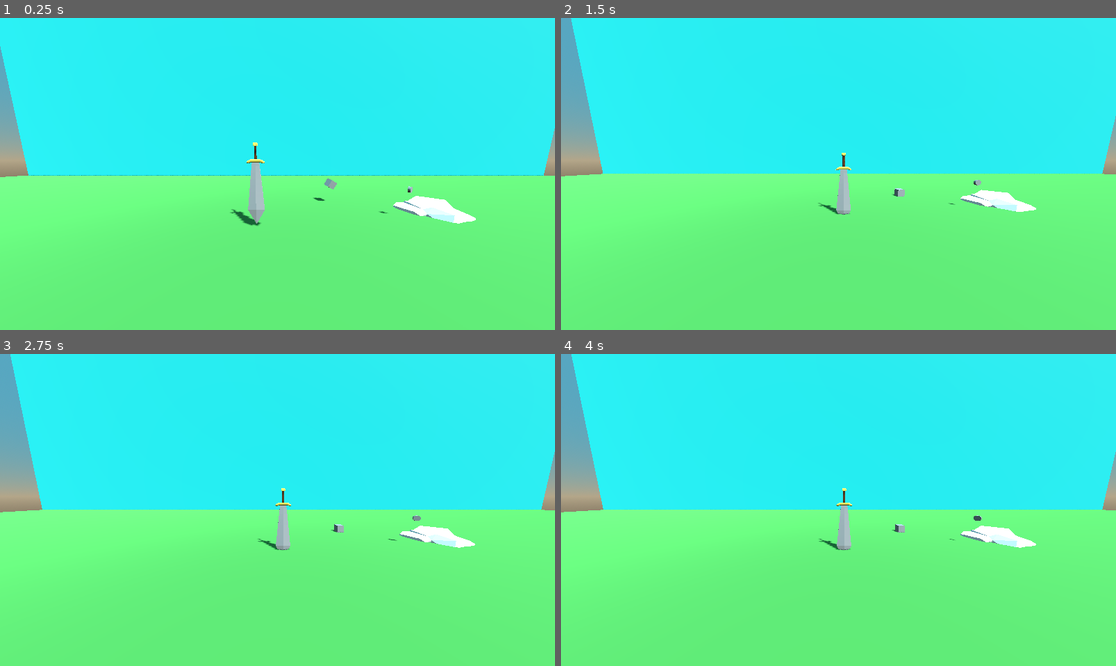
Above: before the commit, frames 1-4 (two rows, left to right).
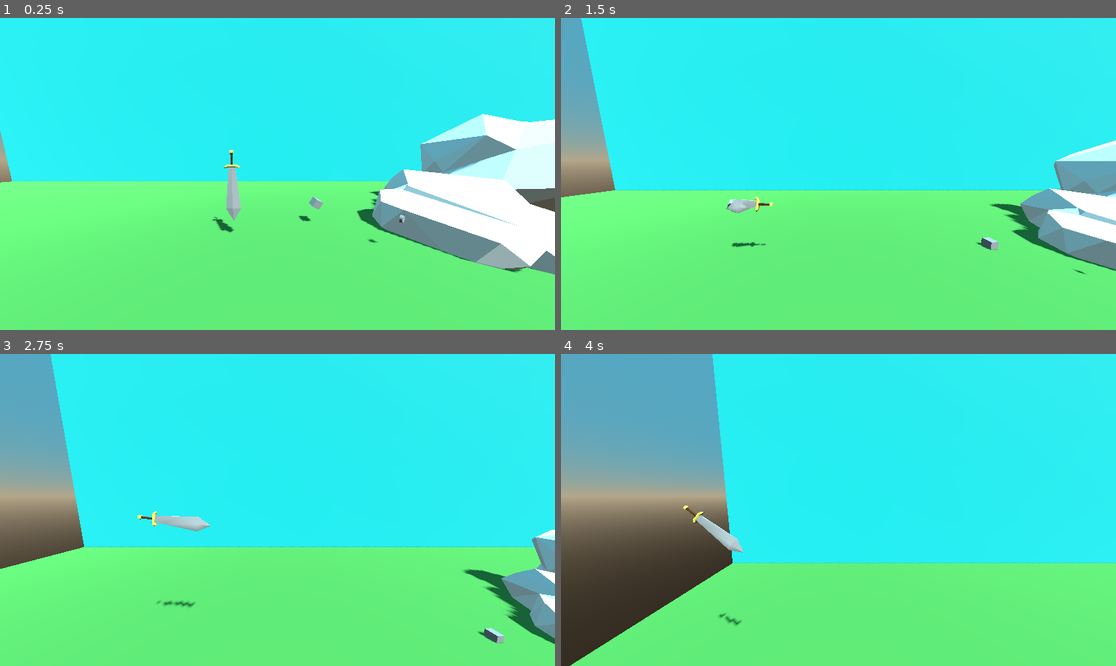
Above: after the commit, the same moments.

Repository: djoerres8/stabbing-over-it
Game: Godot game, scene res://scenes/scene1.tscn
Two runs of this game, one before a commit and one after it. Both use one fixed random seed, a clock stepped at 60 frames per second and the inputs below.
Inputs (mouse positions are in pixels of both pictures, inside the frame that each line leads up to):
- Up to frame 1 (0.25 s): no input
- Up to frame 2 (1.5 s): tap Enter (ui_accept) at 0.5, 0.77 s; move the mouse to (960, 158) at 0.52 s; hold Right (ui_right) 0.53-1.25 s; click (960, 158) at 0.67 s; drag from (727, 189) to (810, 236) at 1.27 s
- Up to frame 3 (2.75 s): move the mouse to (333, 441) at 2.02 s; hold Right (ui_right) from 2.03 s (still down); click (333, 441) at 2.17 s
- Up to frame 4 (4 s): release Right (ui_right) at 2.75 s; drag from (810, 572) to (672, 463) at 2.77 s; move the mouse to (1005, 556) at 3.52 s; hold Left (ui_left) from 3.53 s (still down); click (1005, 556) at 3.67 s; tap Enter (ui_accept) at 3.77 s

The runs differ from the first frame. In frame 1, 15% of the frame differs, in the area x 0-100%, y 9-83%; in frame 2, 12%; in frame 3, 19%; in frame 4, 35%, in the area x 0-100%, y 0-100%.

Commit message:
sword moving and stabbing

Diff:
--- a/project.godot
+++ b/project.godot
@@ -18,3 +18,11 @@
 [filesystem]
 
 import/blender/enabled=false
+
+[input]
+
+reset_position={
+"deadzone": 0.5,
+"events": [Object(InputEventKey,"resource_local_to_scene":false,"resource_name":"","device":-1,"window_id":0,"alt_pressed":false,"shift_pressed":false,"ctrl_pressed":false,"meta_pressed":false,"pressed":false,"keycode":0,"physical_keycode":82,"key_label":0,"unicode":114,"location":0,"echo":false,"script":null)
+]
+}
--- a/scenes/scene1.tscn
+++ b/scenes/scene1.tscn
@@ -46,6 +46,8 @@
 
 [node name="StaticBody3D - wall" type="StaticBody3D" parent="."]
 transform = Transform3D(1, 0, 0, 0, -4.37114e-08, -1, 0, 1, -4.37114e-08, 0, 99.9901, -34.455)
+collision_layer = 0
+collision_mask = 0
 metadata/_edit_group_ = true
 
 [node name="MeshInstance3D" type="MeshInstance3D" parent="StaticBody3D - wall"]
@@ -55,7 +57,10 @@
 shape = SubResource("BoxShape3D_rbiv0")
 
 [node name="Rock1" parent="." instance=ExtResource("4_n0k1x")]
-transform = Transform3D(2, 0, 0, 0, 2, 0, 0, 0, 2, 14.1969, -0.520914, 0)
+transform = Transform3D(5.35707, 0.522173, 2.65125, 0, 5.88691, -1.15945, -2.70218, 1.03521, 5.2561, 20.806, -0.0217264, -3.56721)
+
+[node name="Rock2" parent="." instance=ExtResource("4_n0k1x")]
+transform = Transform3D(3.15969, -5.10063, 0, 5.10063, 3.15969, 0, 0, 0, 6, 30.4697, 6.24716, -6.54729)
 
 [node name="Block" parent="." instance=ExtResource("5_krq3j")]
 transform = Transform3D(0.5, -0.836516, 0.224144, 0.866026, 0.482963, -0.12941, 0, 0.258819, 0.965926, 4, 3, -3)
@@ -64,4 +69,4 @@
 transform = Transform3D(1, 0, 0, 0, 1, 0, 0, 0, 1, 9.70792, 3.09337, 2)
 
 [node name="stabbert" parent="." instance=ExtResource("6_bvy0k")]
-transform = Transform3D(1, 0, 0, 0, 1, 0, 0, 0, 1, -5.17067, 1.94874, 3.52537)
+transform = Transform3D(1, 0, 0, 0, 1, 0, 0, 0, 1, -5.171, 4.06449, 0)
--- a/scenes/stabbert.tscn
+++ b/scenes/stabbert.tscn
@@ -1,10 +1,11 @@
-[gd_scene load_steps=12 format=4 uid="uid://c52mmlbh8e552"]
+[gd_scene load_steps=13 format=4 uid="uid://c52mmlbh8e552"]
 
 [ext_resource type="Script" path="res://scripts/stabbert.gd" id="1_n3x53"]
+[ext_resource type="Script" path="res://scripts/stabbert_camera.gd" id="2_ce6pi"]
 
 [sub_resource type="PhysicsMaterial" id="PhysicsMaterial_7of3c"]
-friction = 0.6
-bounce = 0.2
+friction = 0.56
+bounce = 0.25
 
 [sub_resource type="StandardMaterial3D" id="StandardMaterial3D_0bod1"]
 resource_name = "Hilt"
@@ -130,26 +131,29 @@
 size = Vector3(0.215332, 1.06152, 0.164246)
 
 [sub_resource type="BoxShape3D" id="BoxShape3D_3kipt"]
-size = Vector3(15, 6, 1)
+size = Vector3(45.5983, 25.6266, 1)
 
 [node name="Stabbert" type="RigidBody3D"]
 axis_lock_linear_z = true
 axis_lock_angular_x = true
 axis_lock_angular_y = true
 physics_material_override = SubResource("PhysicsMaterial_7of3c")
+gravity_scale = 3.0
 center_of_mass_mode = 1
+center_of_mass = Vector3(0, 0.5, 0)
 script = ExtResource("1_n3x53")
 
 [node name="Camera_Controller" type="Node3D" parent="."]
 top_level = true
 
 [node name="Camera_Target" type="Node3D" parent="Camera_Controller"]
-transform = Transform3D(1, 0, 0, 0, 1, 0, 0, 0, 1, 1.90853, 8.08901, 12.114)
+transform = Transform3D(1, 0, 0, 0, 1, 0, 0, 0, 1, 2, 6, 12)
 
 [node name="Camera3D" type="Camera3D" parent="Camera_Controller/Camera_Target"]
-transform = Transform3D(0.999999, 0, 0, 0, 0.994102, 0.10845, 0, -0.10845, 0.994102, -2.46854, -3.12433, 0)
+transform = Transform3D(0.999999, 0, 0, 0, 0.994102, 0.10845, 0, -0.10845, 0.994102, 0, 0, 0)
 current = true
 fov = 102.825
+script = ExtResource("2_ce6pi")
 
 [node name="Skeleton3D" type="Skeleton3D" parent="."]
 bones/0/name = "Bone"
@@ -260,7 +264,9 @@
 tip_bone = &"Bone.008"
 target_node = NodePath("../../Handle")
 
-[node name="swordTip" type="CollisionShape3D" parent="."]
+[node name="SwordTipArea" type="Area3D" parent="."]
+
+[node name="swordTip" type="CollisionShape3D" parent="SwordTipArea"]
 transform = Transform3D(1, 0, 0, 0, -4.37114e-08, 1, 0, -1, -4.37114e-08, 0, 0.0774677, 0)
 shape = SubResource("CylinderShape3D_6ruyh")
 
@@ -282,13 +288,18 @@
 shape = SubResource("BoxShape3D_6vy08")
 
 [node name="Handle" type="Node3D" parent="."]
-transform = Transform3D(1, 0, 0, 0, 1, 0, 0, 0, 1, -0.00868648, 5.59313, 0)
-
-[node name="Area3D" type="Area3D" parent="Handle"]
-
-[node name="CollisionShape3D" type="CollisionShape3D" parent="Handle/Area3D"]
-transform = Transform3D(1, 0, 0, 0, 1, 0, 0, 0, 1, -1, -2.5, 0)
+transform = Transform3D(1, 0, 0, 0, 1, 0, 0, 0, 1, 0, 5.54722, 0)
+
+[node name="Area3D" type="Area3D" parent="."]
+transform = Transform3D(1, 0, 0, 0, 1, 0, 0, 0, 1, 0, 5, 0)
+collision_layer = 2
+collision_mask = 2
+
+[node name="bendableArea" type="CollisionShape3D" parent="Area3D"]
+transform = Transform3D(1, 0, 0, 0, 1, 0, 0, 0, 1, -0.028825, -2.84052, 0)
 shape = SubResource("BoxShape3D_3kipt")
 
+[connection signal="body_entered" from="." to="." method="_on_body_entered"]
 [connection signal="input_event" from="." to="." method="_on_input_event"]
-[connection signal="input_event" from="Handle/Area3D" to="." method="_on_area_3d_input_event"]
+[connection signal="body_entered" from="SwordTipArea" to="." method="_on_sword_tip_area_body_entered"]
+[connection signal="input_event" from="Area3D" to="." method="_on_area_3d_input_event"]
--- a/scenes/sword.tscn
+++ b/scenes/sword.tscn
@@ -219,13 +219,13 @@
 [node name="PhysicalBoneSimulator3D" type="PhysicalBoneSimulator3D" parent="Armature/Skeleton3D"]
 
 [node name="Physical Bone Bone" type="PhysicalBone3D" parent="Armature/Skeleton3D/PhysicalBoneSimulator3D"]
-transform = Transform3D(0.999999, 0.000949834, 0.000949785, 0.000950679, -0.000948938, -0.999999, -0.000948932, 0.999999, -0.000949841, -0.000472382, 0.500008, 0.000475004)
+transform = Transform3D(0.999999, 0.000949834, 0.000949815, 0.000950709, -0.000948938, -0.999999, -0.000948932, 0.999999, -0.000949841, -0.000472397, 0.500008, 0.000475004)
 axis_lock_linear_z = true
 axis_lock_angular_x = true
 axis_lock_angular_y = true
 joint_type = 3
 joint_offset = Transform3D(1, 0, 0, 0, 1, 0, 0, 0, 1, -2.51077e-06, -7.76788e-08, 0.500009)
-body_offset = Transform3D(1, -1.09838e-07, 7.07724e-07, 7.22794e-07, 1.04483e-07, -1, 1.09721e-07, 1, 1.04134e-07, 2.1569e-06, 0.500009, 2.56114e-08)
+body_offset = Transform3D(1, -1.09838e-07, 7.37527e-07, 7.52596e-07, 1.04483e-07, -1, 1.09663e-07, 1, 1.04134e-07, 2.142e-06, 0.500009, 2.56114e-08)
 bone_name = "Bone"
 joint_constraints/angular_limit_enabled = false
 joint_constraints/angular_limit_upper = 90.0
@@ -239,13 +239,13 @@
 shape = SubResource("CapsuleShape3D_41cwi")
 
 [node name="Physical Bone Bone_001" type="PhysicalBone3D" parent="Armature/Skeleton3D/PhysicalBoneSimulator3D"]
-transform = Transform3D(0.999996, 0.00190071, 0.00189663, 0.00190026, -0.00189714, -0.999996, -0.0018971, 0.999996, -0.00190075, -0.00164518, 1.3654, 0.00164456)
-axis_lock_linear_z = true
-axis_lock_angular_x = true
-axis_lock_angular_y = true
-joint_type = 3
-joint_offset = Transform3D(1, 0, 0, 0, 1, 0, 0, 0, 1, 3.10971e-06, -6.60802e-08, 0.365404)
-body_offset = Transform3D(1, -7.91624e-08, -5.81169e-07, -5.51252e-07, 4.14439e-08, -1, 7.88132e-08, 1, 4.09782e-08, -2.89734e-06, 0.365404, 5.11063e-08)
+transform = Transform3D(0.999996, 0.00190071, 0.00189663, 0.00190026, -0.00189714, -0.999996, -0.0018971, 0.999996, -0.00190075, -0.00164516, 1.3654, 0.00164456)
+axis_lock_linear_z = true
+axis_lock_angular_x = true
+axis_lock_angular_y = true
+joint_type = 3
+joint_offset = Transform3D(1, 0, 0, 0, 1, 0, 0, 0, 1, 3.0948e-06, -6.68951e-08, 0.365404)
+body_offset = Transform3D(1, -7.91624e-08, -5.81169e-07, -5.51252e-07, 4.14439e-08, -1, 7.88132e-08, 1, 4.09782e-08, -2.88244e-06, 0.365403, 5.19212e-08)
 bone_name = "Bone.001"
 joint_constraints/angular_limit_enabled = false
 joint_constraints/angular_limit_upper = 90.0
@@ -259,13 +259,13 @@
 shape = SubResource("CapsuleShape3D_t8l35")
 
 [node name="Physical Bone Bone_002" type="PhysicalBone3D" parent="Armature/Skeleton3D/PhysicalBoneSimulator3D"]
-transform = Transform3D(0.999992, 0.0028524, 0.00284523, 0.00285333, -0.00284428, -0.999992, -0.00284429, 0.999992, -0.0028524, -0.00337127, 2.09393, 0.00337496)
-axis_lock_linear_z = true
-axis_lock_angular_x = true
-axis_lock_angular_y = true
-joint_type = 3
-joint_offset = Transform3D(1, 0, 0, 0, 1, 0, 0, 0, 1, 2.52706e-06, -1.25324e-07, 0.363112)
-body_offset = Transform3D(1, -1.25961e-07, 8.2674e-07, 8.12394e-07, 1.28988e-07, -1, 1.24797e-07, 1, 1.27126e-07, -2.82726e-06, 0.363112, 7.91624e-08)
+transform = Transform3D(0.999992, 0.0028524, 0.00284523, 0.00285333, -0.00284428, -0.999992, -0.00284429, 0.999992, -0.0028524, -0.0033713, 2.09393, 0.00337496)
+axis_lock_linear_z = true
+axis_lock_angular_x = true
+axis_lock_angular_y = true
+joint_type = 3
+joint_offset = Transform3D(1, 0, 0, 0, 1, 0, 0, 0, 1, 2.58667e-06, -1.25682e-07, 0.363111)
+body_offset = Transform3D(1, -1.25496e-07, 8.26735e-07, 8.12393e-07, 1.30385e-07, -1, 1.24332e-07, 1, 1.28755e-07, -2.88687e-06, 0.363111, 7.89296e-08)
 bone_name = "Bone.002"
 joint_constraints/angular_limit_enabled = false
 joint_constraints/angular_limit_upper = 90.0
@@ -279,13 +279,13 @@
 shape = SubResource("CapsuleShape3D_kfw16")
 
 [node name="Physical Bone Bone_003" type="PhysicalBone3D" parent="Armature/Skeleton3D/PhysicalBoneSimulator3D"]
-transform = Transform3D(0.999985, 0.00380495, 0.00379103, 0.00380546, -0.0037907, -0.999985, -0.00379053, 0.999986, -0.00380512, -0.00581086, 2.82707, 0.00581887)
-axis_lock_linear_z = true
-axis_lock_angular_x = true
-axis_lock_angular_y = true
-joint_type = 3
-joint_offset = Transform3D(1, 0, 0, 0, 1, 0, 0, 0, 1, 6.93099e-06, -2.82934e-07, 0.369911)
-body_offset = Transform3D(1, -2.08849e-07, 2.83009e-07, 2.83888e-07, 3.95812e-08, -1, 2.07918e-07, 1, 3.72529e-08, -7.03568e-06, 0.36991, 2.69152e-07)
+transform = Transform3D(0.999985, 0.00380495, 0.00379105, 0.00380546, -0.0037907, -0.999985, -0.00379053, 0.999986, -0.00380512, -0.00581089, 2.82706, 0.00581887)
+axis_lock_linear_z = true
+axis_lock_angular_x = true
+axis_lock_angular_y = true
+joint_type = 3
+joint_offset = Transform3D(1, 0, 0, 0, 1, 0, 0, 0, 1, 6.92548e-06, -2.88522e-07, 0.36991)
+body_offset = Transform3D(1, -2.08849e-07, 2.9791e-07, 2.98789e-07, 3.95812e-08, -1, 2.07918e-07, 1, 3.72529e-08, -7.03568e-06, 0.36991, 2.7474e-07)
 bone_name = "Bone.003"
 joint_constraints/angular_limit_enabled = false
 joint_constraints/angular_limit_upper = 90.0
@@ -299,13 +299,13 @@
 shape = SubResource("CapsuleShape3D_0drb8")
 
 [node name="Physical Bone Bone_004" type="PhysicalBone3D" parent="Armature/Skeleton3D/PhysicalBoneSimulator3D"]
-transform = Transform3D(0.999977, 0.00475883, 0.0047359, 0.00475845, -0.0047361, -0.999977, -0.00473629, 0.999977, -0.00475864, -0.00899011, 3.57355, 0.00901864)
-axis_lock_linear_z = true
-axis_lock_angular_x = true
-axis_lock_angular_y = true
-joint_type = 3
-joint_offset = Transform3D(1, 0, 0, 0, 1, 0, 0, 0, 1, 4.8206e-07, -4.40291e-07, 0.376611)
-body_offset = Transform3D(1, 1.42958e-07, -2.61158e-07, -2.4638e-07, 4.42378e-08, -1, -1.43424e-07, 1, 4.14439e-08, -3.83705e-07, 0.376611, 4.24683e-07)
+transform = Transform3D(0.999977, 0.00475883, 0.0047359, 0.00475845, -0.0047361, -0.999977, -0.00473629, 0.999977, -0.00475864, -0.00899029, 3.57355, 0.00901864)
+axis_lock_linear_z = true
+axis_lock_angular_x = true
+axis_lock_angular_y = true
+joint_type = 3
+joint_offset = Transform3D(1, 0, 0, 0, 1, 0, 0, 0, 1, 7.2048e-07, -4.41573e-07, 0.376611)
+body_offset = Transform3D(1, 1.42958e-07, -2.61161e-07, -2.4638e-07, 4.51691e-08, -1, -1.43424e-07, 1, 4.23752e-08, -6.22123e-07, 0.376611, 4.25614e-07)
 bone_name = "Bone.004"
 joint_constraints/angular_limit_enabled = false
 joint_constraints/angular_limit_upper = 90.0
@@ -319,13 +319,13 @@
 shape = SubResource("CapsuleShape3D_v6y7b")
 
 [node name="Physical Bone Bone_005" type="PhysicalBone3D" parent="Armature/Skeleton3D/PhysicalBoneSimulator3D"]
-transform = Transform3D(0.999967, 0.00571298, 0.00568107, 0.00571352, -0.00568063, -0.999967, -0.00568052, 0.999968, -0.00571308, -0.0127572, 4.29987, 0.0128087)
-axis_lock_linear_z = true
-axis_lock_angular_x = true
-axis_lock_angular_y = true
-joint_type = 3
-joint_offset = Transform3D(1, 0, 0, 0, 1, 0, 0, 0, 1, -2.97966e-06, -3.50777e-07, 0.349699)
-body_offset = Transform3D(1, -1.18278e-07, 4.16479e-07, 4.18575e-07, 1.90921e-08, -1, 1.16881e-07, 1, 1.76951e-08, 2.83401e-06, 0.349699, 3.44589e-07)
+transform = Transform3D(0.999967, 0.00571298, 0.00568107, 0.00571352, -0.00568063, -0.999967, -0.00568052, 0.999968, -0.00571308, -0.0127574, 4.29987, 0.0128087)
+axis_lock_linear_z = true
+axis_lock_angular_x = true
+axis_lock_angular_y = true
+joint_type = 3
+joint_offset = Transform3D(1, 0, 0, 0, 1, 0, 0, 0, 1, -2.74124e-06, -3.49357e-07, 0.349699)
+body_offset = Transform3D(1, -1.17812e-07, 4.16487e-07, 4.18575e-07, 1.81608e-08, -1, 1.16881e-07, 1, 1.62981e-08, 2.5956e-06, 0.349699, 3.43658e-07)
 bone_name = "Bone.005"
 joint_constraints/angular_limit_enabled = false
 joint_constraints/angular_limit_upper = 90.0
--- a/scripts/scene1_test.gd
+++ b/scripts/scene1_test.gd
@@ -1,58 +1,58 @@
 extends Node3D
-#
-#var grabbed_object = null
-#var grab_distance = 10
-#var mouse = Vector2()
-#@onready var stabbert: Node3D = $stabbert/Handle
-#
-#
-#const DIST = 1000 #Ray Max distance
-#@onready var static_body_3d___floor: StaticBody3D = $"StaticBody3D - Floor"
-#
-#func _process(delta: float) -> void:
-	#if grabbed_object and grabbed_object != static_body_3d___floor:
-		#if grabbed_object == stabbert:
-			#lift_item(grabbed_object,get_grab_position(),delta)
-		#elif grabbed_object != static_body_3d___floor:
-			#grabbed_object = null
-		#else:
-			#grabbed_object.position = get_grab_position()
-#
-#func _input(event: InputEvent) -> void:
-	#if event is InputEventMouseMotion:
-		#mouse = event.position
-	#if event is InputEventMouseButton:
-		#if event.pressed == false and event.button_index == MOUSE_BUTTON_LEFT:
-			#get_mouse_world_pos(mouse)
-		#elif event.pressed == false and event.button_index == MOUSE_BUTTON_RIGHT:
-			#grabbed_object = null
-#
-#func get_mouse_world_pos(mouse:Vector2):
-	##The physics state of the world
-	#var space = get_world_3d().direct_space_state
-	##start and end world positions for the ray
-	#var start = get_viewport().get_camera_3d().project_ray_origin(mouse)
-	#var end = get_viewport().get_camera_3d().project_position(mouse,DIST)
-	##Params for 3D raycast
-	##Alt var params = PhysicsRayQueryParameters3D.create(start,end)
-	#var params = PhysicsRayQueryParameters3D.new()
-	#params.from = start
-	#params.to = end
-	##cast the ray using the space and return the results as a Dictionary
-	#var result = space.intersect_ray(params)
-	#if result.is_empty() == false:
-		#grabbed_object = result.collider
-#
-##Get the position in the world you want to object to follow
-#func get_grab_position():
-	#return get_viewport().get_camera_3d().project_position(mouse,grab_distance)
-#
-#func lift_item(item:RigidBody3D,target_position:Vector3,delta):
-		##attach to objects to move
-	#var I = 500.0 #influence #export to make adjustable
-	#var S = 20.0 #stiffness #export to make adjustable
-	#var P = target_position - item.global_position
-	#var M = item.mass
-	#var V = item.linear_velocity
-	#var impulse = (I*P) - (S*M*V)
-	#item.apply_central_impulse(impulse * delta)
+
+var grabbed_object = null
+var grab_distance = 10
+var mouse = Vector2()
+@onready var stabbert: Node3D = $stabbert/Handle
+
+
+const DIST = 1000 #Ray Max distance
+@onready var static_body_3d___floor: StaticBody3D = $"StaticBody3D - Floor"
+
+func _process(delta: float) -> void:
+	if grabbed_object and grabbed_object != static_body_3d___floor:
+		if grabbed_object == stabbert:
+			lift_item(grabbed_object,get_grab_position(),delta)
+		elif grabbed_object != static_body_3d___floor:
+			grabbed_object = null
+		else:
+			grabbed_object.position = get_grab_position()
+
+func _input(event: InputEvent) -> void:
+	if event is InputEventMouseMotion:
+		mouse = event.position
+	if event is InputEventMouseButton:
+		if event.pressed == false and event.button_index == MOUSE_BUTTON_LEFT:
+			get_mouse_world_pos(mouse)
+		elif event.pressed == false and event.button_index == MOUSE_BUTTON_RIGHT:
+			grabbed_object = null
+
+func get_mouse_world_pos(mouse:Vector2):
+	#The physics state of the world
+	var space = get_world_3d().direct_space_state
+	#start and end world positions for the ray
+	var start = get_viewport().get_camera_3d().project_ray_origin(mouse)
+	var end = get_viewport().get_camera_3d().project_position(mouse,DIST)
+	#Params for 3D raycast
+	#Alt var params = PhysicsRayQueryParameters3D.create(start,end)
+	var params = PhysicsRayQueryParameters3D.new()
+	params.from = start
+	params.to = end
+	#cast the ray using the space and return the results as a Dictionary
+	var result = space.intersect_ray(params)
+	if result.is_empty() == false:
+		grabbed_object = result.collider
+
+#Get the position in the world you want to object to follow
+func get_grab_position():
+	return get_viewport().get_camera_3d().project_position(mouse,grab_distance)
+
+func lift_item(item:RigidBody3D,target_position:Vector3,delta):
+		#attach to objects to move
+	var I = 500.0 #influence #export to make adjustable
+	var S = 20.0 #stiffness #export to make adjustable
+	var P = target_position - item.global_position
+	var M = item.mass
+	var V = item.linear_velocity
+	var impulse = (I*P) - (S*M*V)
+	item.apply_central_impulse(impulse * delta)
--- a/scripts/stabbert.gd
+++ b/scripts/stabbert.gd
@@ -1,65 +1,54 @@
 extends RigidBody3D
+
+#controls the bending of the sword when dragging
+@onready var handle: Node3D = $Handle
+
+@onready var camera: Camera3D = $Camera_Controller/Camera_Target/Camera3D
+
+const ROTATION_SPEED = 2.0 # Adjust rotation speed as needed
+
+const MAX_X_PULSE = 30
+const MAX_Y_PULSE = 20
+const MAX_TORQUE = 30
+
+var selected : bool = false
+
+var pulse : Vector3
+var torque : Vector3
+
+var start_position : Vector3
+var end_position : Vector3
 
 
 # Called when the node enters the scene tree for the first time.
 func _ready() -> void:
 	$Skeleton3D/SkeletonIK3D.start()
 
-
-
-#const SPEED = 5.0 #movement
-const ROTATION_SPEED = 2.0 # Adjust rotation speed as needed
-
-const JUMP_ACCELERATION = 10
-const JUMP_MAX = 10
-var jump_velocity = 0
-var is_space_held = true
-
-const MAX_SPEED = 8
-const ACCELERATION = 5
-
-var selected : bool = false
-var velocity : Vector3
-var speed : Vector3
-var start_position : Vector3
-var end_position : Vector3
-
-
 func _physics_process(delta: float) -> void:
 	#Make camera controller match position of self
 	$Camera_Controller.position = lerp($Camera_Controller.position, position, .05)
 
-#if event is InputEventMouseMotion:
-		#mouse = event.position
-	#if event is InputEventMouseButton:
-		#if event.pressed == false and event.button_index == MOUSE_BUTTON_LEFT:
-			#get_mouse_world_pos(mouse)
-		#elif event.pressed == false and event.button_index == MOUSE_BUTTON_RIGHT:
-			#grabbed_object = null
+	# reset position
+	if Input.is_action_pressed("reset_position"):
+		self.position = Vector3(0, 0, 0)  # Reset position to (0, 0, 0)
+		self.rotation_degrees = Vector3(0, 0, 0)  # Reset rotation to (0, 0, 0)
+		self.linear_velocity = Vector3(0, 0, 0)  # Stop linear momentum
+		self.angular_velocity = Vector3(0, 0, 0)  # Stop angular momentum
 
-func _on_Area_input_event(camera: Node, event: InputEvent, event_position: Vector3, normal: Vector3, shape_idx: int) -> void:
-	pass
+#stop all motion
+func stop_motion() -> void:
+	linear_velocity = Vector3.ZERO
+	angular_velocity = Vector3.ZERO
+	sleeping = true
 
-#func _input(event: InputEvent) -> void:
-	#print("event2")
-	#if event.is_action_released("click") and event.button_index == MOUSE_BUTTON_LEFT:
-		#print("left MB released")
-		#if selected:
-			##calculate the speed
-			#speed = - (direction * distance * ACCELERATION).limit_length(MAX_SPEED)
-			#
-			#shoot(speed)
-			#print("shoot")
-		#selected = false
+# given a pulse and torque apply force and rotation to the sword
+func shoot(pulse:Vector3, torque:Vector3)->void:
+	# Reset linear and angular velocity so to not "stack" impulses
+	linear_velocity = Vector3.ZERO
+	angular_velocity = Vector3.ZERO
 
-
-func shoot(vector:Vector3)->void:
-	velocity = Vector3(vector.x, vector.y, 0)
-
-	self.apply_impulse(velocity)
-
-
-
+	self.apply_impulse(pulse) # just need x and y values
+	self.apply_torque_impulse(torque) # just need z value
 
 
 func _on_area_3d_input_event(camera: Node, event: InputEvent, event_position: Vector3, normal: Vector3, shape_idx: int) -> void:
@@ -69,22 +58,49 @@
 
 		if event.is_pressed() and event.button_index == MOUSE_BUTTON_LEFT:
 			selected = true
-			start_position = event_position # Store the mouse start position
-			print("Mouse pressed at position:", start_position)
 
 		elif event.is_released() and event.button_index == MOUSE_BUTTON_LEFT and selected:
-			end_position = event_position # Store the mouse release position
-			print("Mouse released at position:", end_position)
 
-			# Calculate direction and distance
-			var direction = (end_position - start_position).normalized()
-			var distance = (end_position - start_position).length()
+			#reset handle position
+			handle.position = Vector3(0,5,0)
 
-			# Calculate speed
-			var speed = direction * distance * ACCELERATION
-			speed = speed.limit_length(MAX_SPEED)
+			var areaCollision = camera.shoot_ray()
+			print("Mouse released at position Ray:", areaCollision)
+
+
+			# upward force between 5 and 0. the closer to 0 the stronger torque and more lift
+
+
+
+			# Calculate launching values
+			if areaCollision. x <= 0:
+				pulse = Vector3(30,20,0)
+				torque = Vector3(0,0,-30)
+			else:
+				pulse = Vector3(-30,20,0)
+				torque = Vector3(0,0,30)
+
+
+			#pulse = pulse.limit_length(MAX_PULSE)
+			#torque = torque.limit_length(MAX_TORQUE)
 
 			# Shoot
-			shoot(speed)
-			print("Shoot with speed:", speed)
+			shoot(pulse, torque)
+			print("Shoot with pulse:", pulse)
+			print("Shoot with torque:", torque)
 			selected = false
+
+	#raycast from camer to mouse position (x, y, 0)
+	#check if colliding with bendableArea
+	#if colliding, handle position = mouse position
+	if event is InputEventMouseMotion and selected:
+		var areaCollision = camera.shoot_ray()
+		if areaCollision is Vector3:
+			# add 5 to y because that is the Handle's offset
+			handle.position = Vector3(areaCollision.x, areaCollision.y + 5, handle.position.z)
+
+
+
+func _on_sword_tip_area_body_entered(_body: Node3D) -> void:
+	print("STAB")
+	stop_motion() # Replace with function body.
--- /dev/null
+++ b/scripts/stabbert_camera.gd
@@ -0,0 +1,21 @@
+extends Camera3D
+
+func shoot_ray():
+	var mouse_pos = get_viewport().get_mouse_position()
+	var ray_length = 100
+	var from = project_ray_origin(mouse_pos)
+	var to = from + project_ray_normal(mouse_pos) * ray_length
+	var space = get_world_3d().direct_space_state
+	var ray_query = PhysicsRayQueryParameters3D.create(from,to,2)
+
+	# we want to detect the bendable are so only look for areas
+	ray_query.collide_with_areas = true
+	ray_query.collide_with_bodies = false
+
+	var raycast_result = space.intersect_ray(ray_query)
+	if raycast_result:
+		var collision_position = raycast_result.position  # World position of the collision
+		var collision_area = raycast_result.collider      # The collided area (Area3D)
+		var relative_position = collision_area.to_local(collision_position)
+		return relative_position
+	return raycast_result
